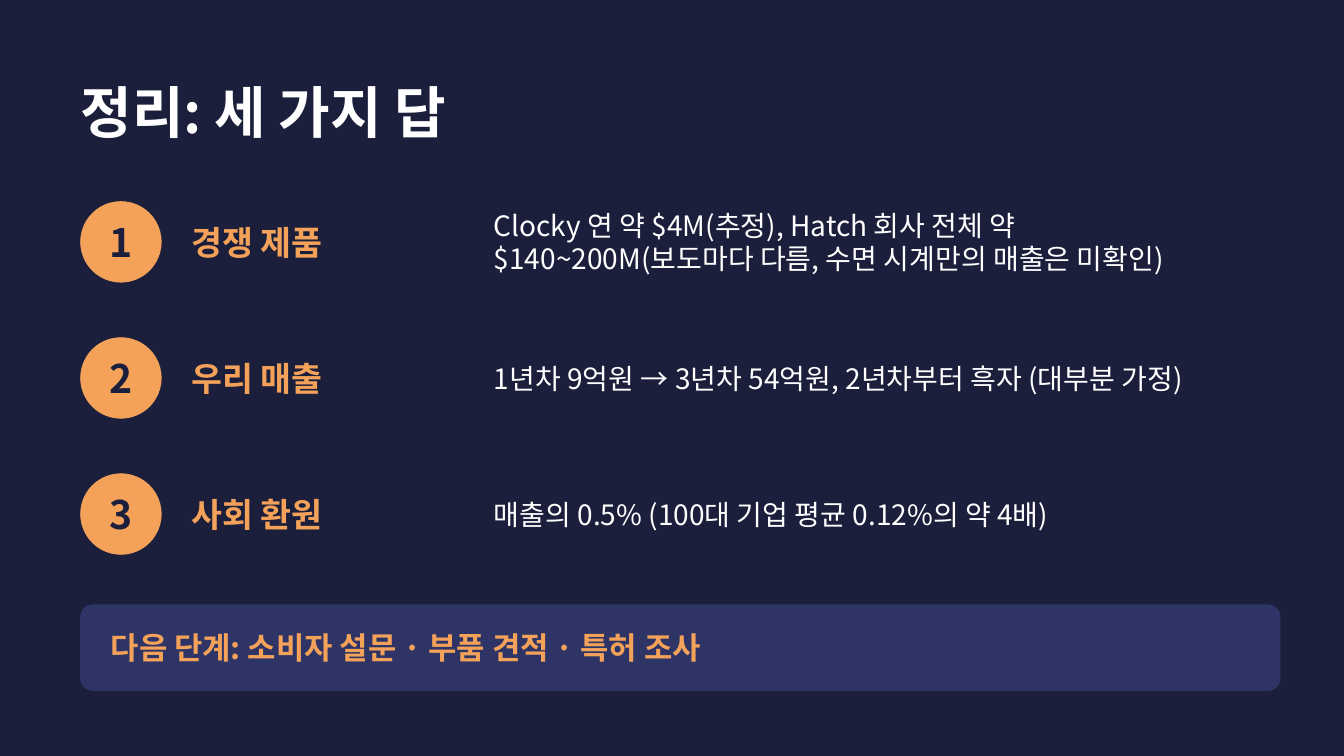
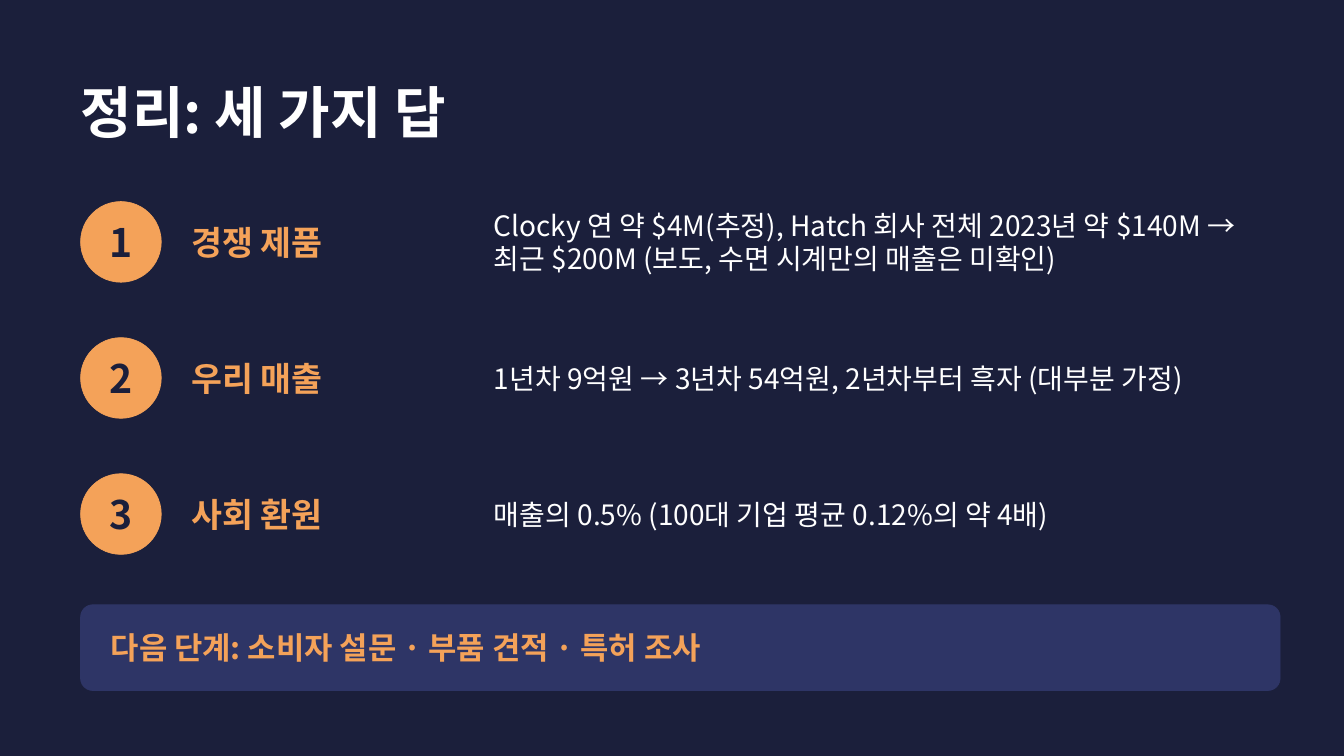
Before and after one commit to g975682-source/-, a slide deck: slide 18 of MorningHands_Student_Presentation.pptx. Drawn at 1344x756 pixels with LibreOffice and Linux fonts; fonts in the diff are those of the drawing. Boxes give left, top, right and bottom in pixels: in the first picture for what was removed or moved away, otherwise in the second. Text is boxed around its words. In the diff, an @@ line names an element or a change of style, - is before the commit and + after.

```diff
--- a/MorningHands_Student_Presentation.pptx
+++ b/MorningHands_Student_Presentation.pptx
@@ text at box(494, 212, 1201, 275): text changed @@
-Clocky 연 약 $4M(추정), Hatch 회사 전체 약 $140~200M(보도마다 다름, 수면 시계만의 매출은 미확인)
+Clocky 연 약 $4M(추정), Hatch 회사 전체 2023년 약 $140M → 최근 $200M (보도, 수면 시계만의 매출은 미확인)
```
Also in this commit, not shown: 4 other slides changed, 2 other files.
